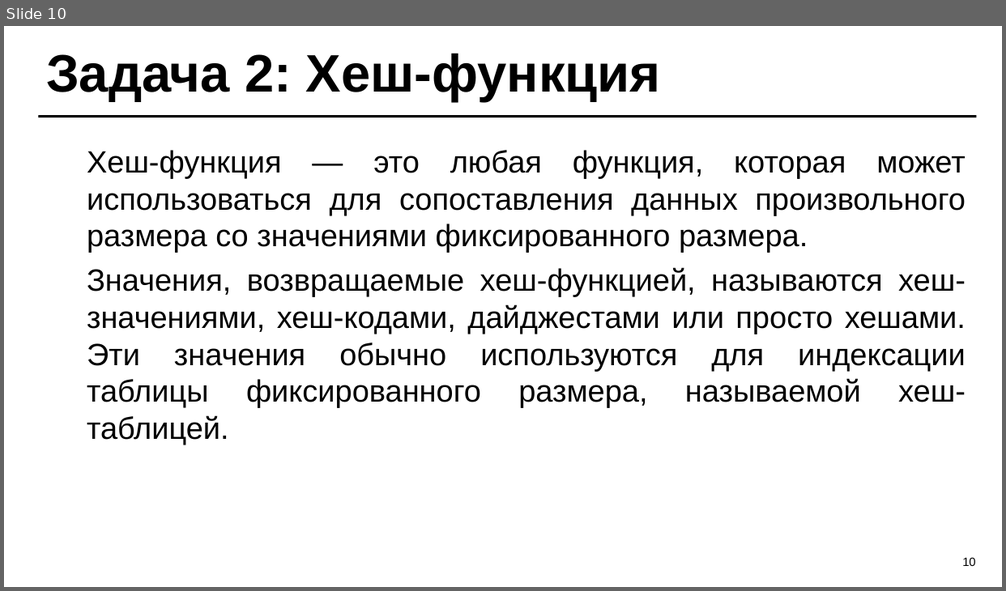
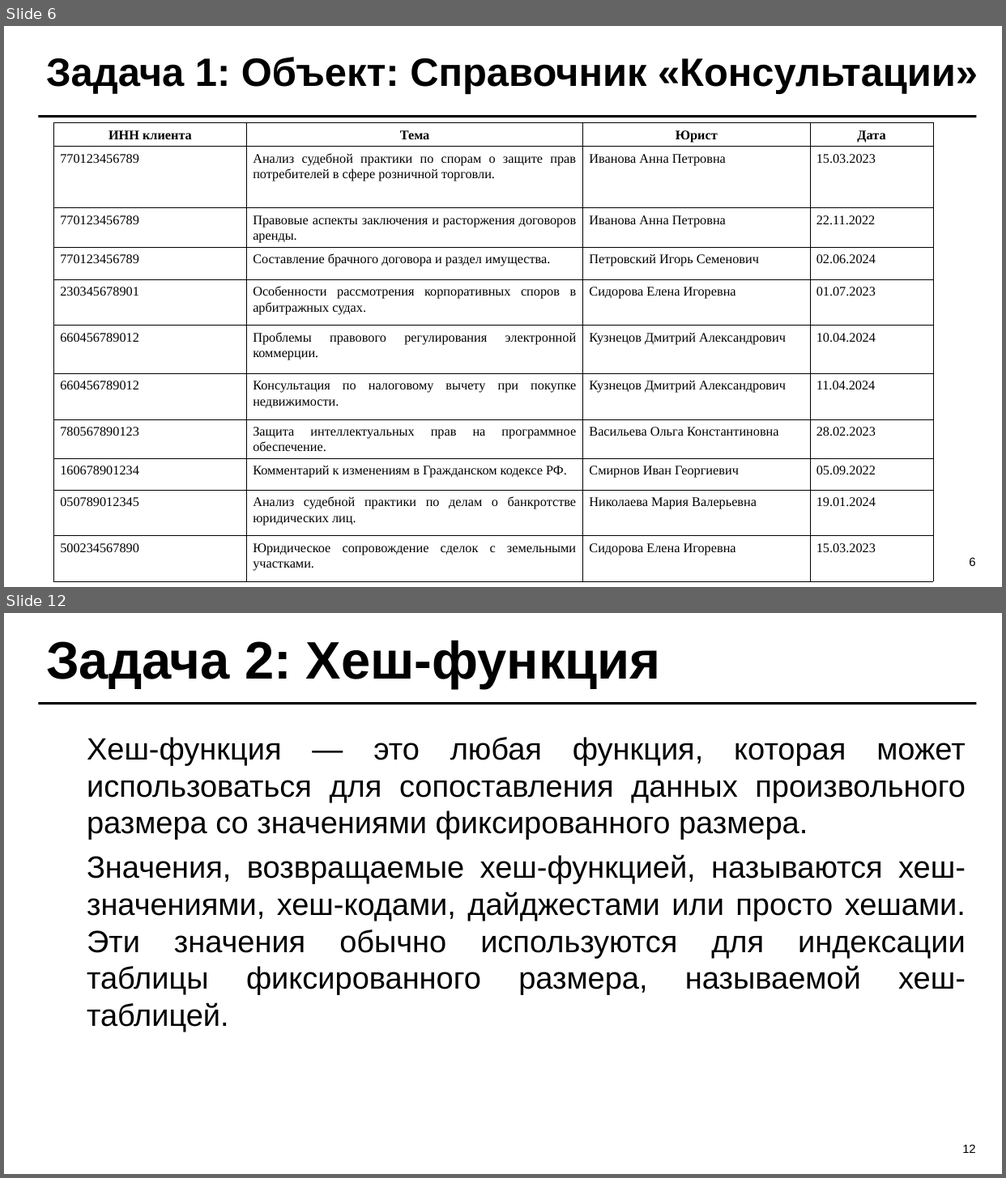
Before and after one commit to TheFusterMan/KursProject, a slide deck: Курсовой проект 2025 - ИС Юридическая фирма Б9123-09.03.04.ppt. Shown one above the other, each under a label of ours: slide 10 before the commit, slides 6 and 12 after it; the slides between them are not shown. The pictures are 1006x591 and 1006x1178 pixels, drawn with LibreOffice and Linux fonts; fonts in the diff are those of the drawing. Boxes give left, top, right and bottom in pixels: in the first picture for what was removed or moved away, otherwise in the second. Text is boxed around its words. In the diff, an @@ line names an element or a change of style, - is before the commit and + after.

```diff
--- a/Курсовой проект 2025 - ИС Юридическая фирма Б9123-09.03.04.ppt
+++ b/Курсовой проект 2025 - ИС Юридическая фирма Б9123-09.03.04.ppt
@@ slide 6 added at box(4, 26, 1002, 587), background #FFFFFF; not listed: 1 template element that a slide beside it also shows @@
@@ title added at box(46, 57, 978, 94), 36 pt, text #000000, bold @@
+Задача 1: Объект: Справочник «Консультации»
@@ table added at box(54, 122, 934, 574), 11 rows, 4 columns @@
+ИНН клиента | Тема | Юрист | Дата
+770123456789 | Анализ судебной практики по спорам о защите прав потребителей в сфере розничной торговли. | Иванова Анна Петровна | 15.03.2023
+770123456789 | Правовые аспекты заключения и расторжения договоров аренды. | Иванова Анна Петровна | 22.11.2022
+770123456789 | Составление брачного договора и раздел имущества. | Петровский Игорь Семенович | 02.06.2024
+230345678901 | Особенности рассмотрения корпоративных споров в арбитражных судах. | Сидорова Елена Игоревна | 01.07.2023
+660456789012 | Проблемы правового регулирования электронной коммерции. | Кузнецов Дмитрий Александрович | 10.04.2024
+660456789012 | Консультация по налоговому вычету при покупке недвижимости. | Кузнецов Дмитрий Александрович | 11.04.2024
+780567890123 | Защита интеллектуальных прав на программное обеспечение. | Васильева Ольга Константиновна | 28.02.2023
+160678901234 | Комментарий к изменениям в Гражданском кодексе РФ. | Смирнов Иван Георгиевич | 05.09.2022
+050789012345 | Анализ судебной практики по делам о банкротстве юридических лиц. | Николаева Мария Валерьевна | 19.01.2024
+500234567890 | Юридическое сопровождение сделок с земельными участками. | Сидорова Елена Игоревна | 15.03.2023
@@ page number added at box(969, 557, 975, 566), 10.8 pt, text #000000 @@
+6
@@ what was slide 10 is now slide 12 @@
@@ page number at box(962, 1144, 975, 1153): text changed @@
-10
+12
```
Also in this commit, not shown: 17 slides changed, 6 other slides added, 6 slides removed, 7 other files.
